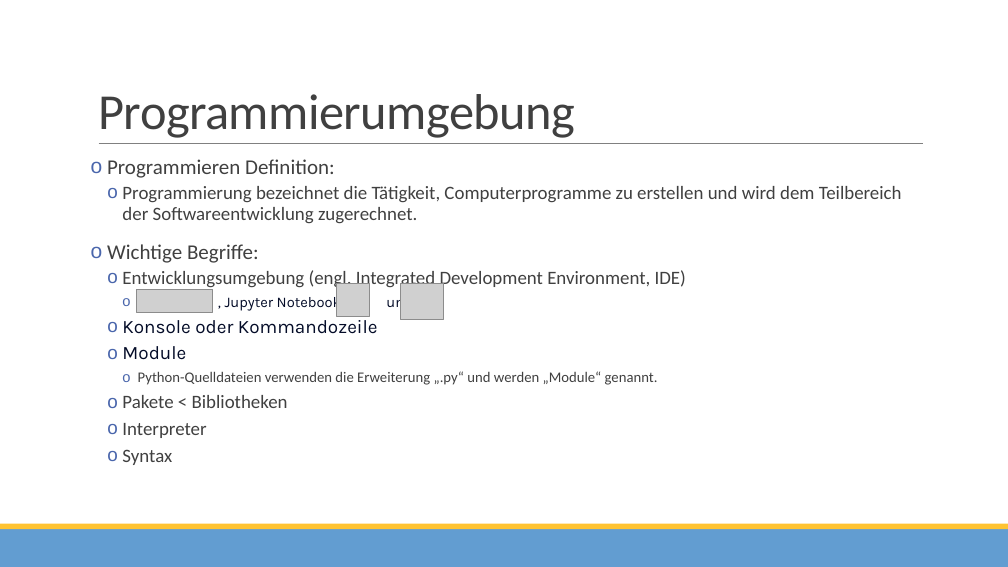
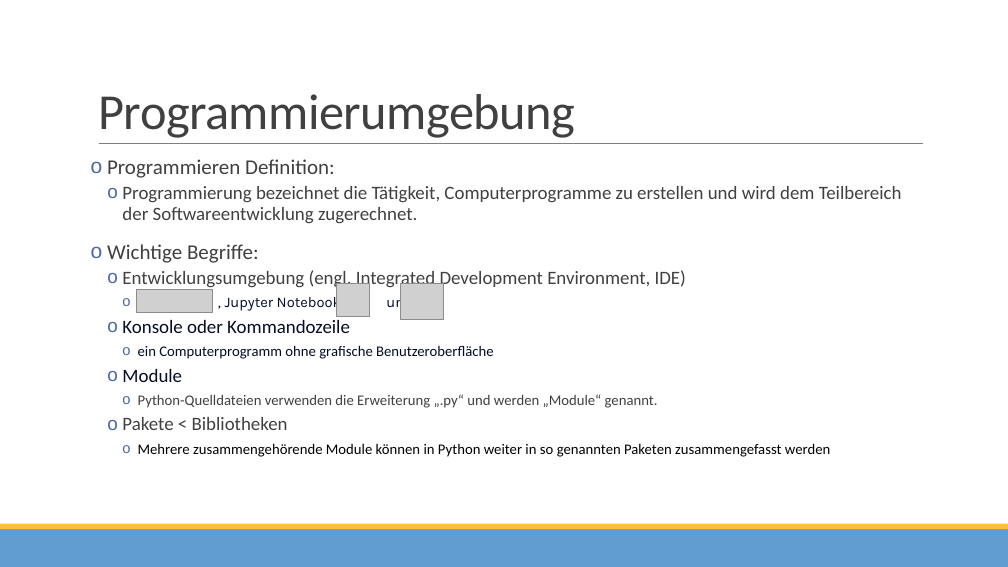
Before and after one commit to SvensGithub1/VHS_Python24, a slide deck: slide 6 of Stunde_eins.pptx (slide 7 before the commit). Drawn at 1008x567 pixels with LibreOffice and Linux fonts; fonts in the diff are those of the drawing; grey boxes stand for pictures; background and template pictures are left out. Boxes give left, top, right and bottom in pixels: in the first picture for what was removed or moved away, otherwise in the second. Text is boxed around its words. In the diff, an @@ line names an element or a change of style, - is before the commit and + after.

```diff
--- a/Stunde_eins.pptx
+++ b/Stunde_eins.pptx
@@ text at (x1=122, y1=320, x2=350, y2=382): font Karla to Calibri in "Konsole oder Kommandozeile", "Module" @@
@@ text at (x1=138, y1=345, x2=493, y2=359): paragraph added @@
+    o ein Computerprogramm ohne grafische Benutzeroberfläche
@@ text at (x1=138, y1=443, x2=830, y2=457): text changed; size 18 to 14 pt; text colour #404040 to #000000 @@
-  o Interpreter
-  o Syntax
+    o Mehrere zusammengehörende Module können in Python weiter in so genannten Paketen zusammengefasst werden
```
Also in this commit, not shown: 6 other slides changed, 3 slides added, 1 slide removed, 9 other files.
